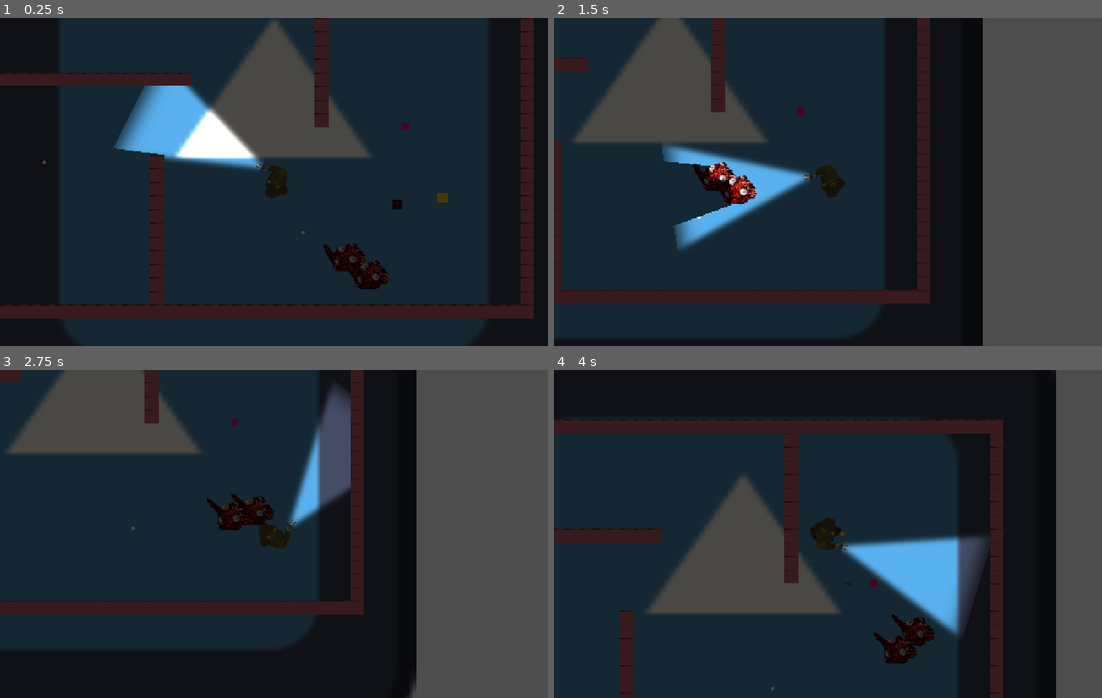
Above: before the commit, frames 1-4 (two rows, left to right).
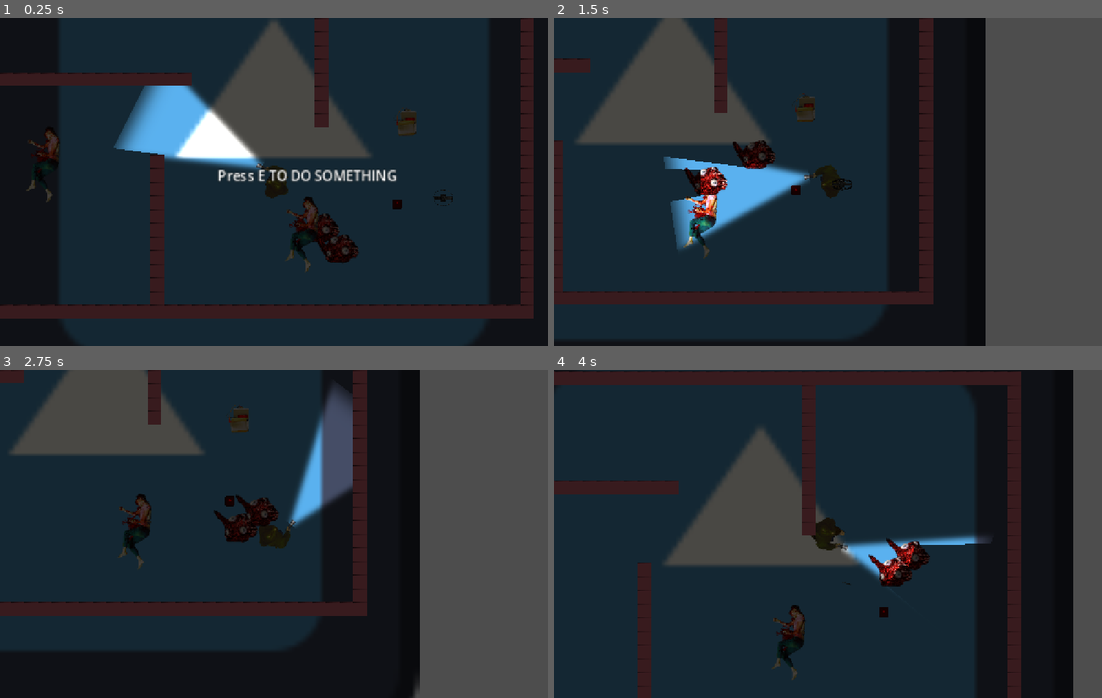
Above: after the commit, the same moments.

Repository: dama33/flashlight-game
Game: Godot game, scene res://level.tscn
Two runs of this game, one before a commit and one after it. Both use one fixed random seed, a clock stepped at 60 frames per second and the inputs below. The engine's default icon, where the game draws it, is replaced by a stand-in: a white triangle on a blue panel in a dark square.
Inputs (mouse positions are in pixels of both pictures, inside the frame that each line leads up to):
- Up to frame 1 (0.25 s): no input
- Up to frame 2 (1.5 s): tap E (interact) at 0.5, 0.6, 1.35 s; move the mouse to (948, 165) at 0.52 s; hold D (right) 0.53-1.28 s; move the mouse to (718, 198) at 1.27 s; hold S (down) from 1.28 s (still down)
- Up to frame 3 (2.75 s): move the mouse to (328, 461) at 2.02 s; release S (down) at 2.03 s; hold D (right) from 2.03 s (still down); tap Space (spacebar) at 2.1 s; tap E (interact) at 2.3 s
- Up to frame 4 (4 s): move the mouse to (800, 599) at 2.77 s; release D (right) at 2.78 s; hold W (up) 2.78-3.53 s; tap E (interact) at 2.85, 3.6 s; move the mouse to (992, 583) at 3.52 s; hold A (left) from 3.53 s (still down)

The runs differ from the first frame. In frame 1, 3.1% of the frame differs, in the area x 4-83%, y 27-83%; in frame 2, 5.7%; in frame 3, 4.1%; in frame 4, 41%, in the area x 0-95%, y 0-100%.

Commit message:
pushed environment changes

Diff:
--- a/Checkpoint.tscn
+++ b/Checkpoint.tscn
@@ -1,19 +1,26 @@
 [gd_scene format=3 uid="uid://cd4rl5hx0g4ai"]
 
 [ext_resource type="Script" uid="uid://bq376lj00d1ft" path="res://checkpoint.gd" id="1_ir6d7"]
-
-[sub_resource type="SphereMesh" id="SphereMesh_qkbnx"]
+[ext_resource type="Texture2D" uid="uid://c6vlqhqx52ccr" path="res://assets/Dead/Dead 1.png" id="2_yt2a0"]
 
 [sub_resource type="CircleShape2D" id="CircleShape2D_1mv1j"]
-radius = 163.00307
+radius = 57.31492
+
+[sub_resource type="CanvasItemMaterial" id="CanvasItemMaterial_71pa8"]
+light_mode = 1
+
+[sub_resource type="LabelSettings" id="LabelSettings_71pa8"]
+outline_size = 2
+outline_color = Color(0, 0, 0, 1)
 
 [node name="Checkpoint" type="Node2D" unique_id=243302455]
 script = ExtResource("1_ir6d7")
+sprite = ExtResource("2_yt2a0")
 
-[node name="MeshInstance2D" type="MeshInstance2D" parent="." unique_id=1523790519]
+[node name="Sprite" type="Sprite2D" parent="." unique_id=1745732139]
+unique_name_in_owner = true
 position = Vector2(-5.9604645e-08, 5.9604645e-07)
-scale = Vector2(4.004536, 4.000001)
-mesh = SubResource("SphereMesh_qkbnx")
+scale = Vector2(0.8, 0.8)
 
 [node name="Area2D" type="Area2D" parent="." unique_id=852616933]
 collision_mask = 32768
@@ -24,7 +31,14 @@
 [node name="Prompt" type="Label" parent="." unique_id=272656344]
 unique_name_in_owner = true
 visible = false
-offset_right = 40.0
-offset_bottom = 23.0
+material = SubResource("CanvasItemMaterial_71pa8")
+offset_left = -100.0
+offset_top = -78.0
+offset_right = 109.0
+offset_bottom = -55.0
+text = "Press E TO DO SOMETHING"
+label_settings = SubResource("LabelSettings_71pa8")
 horizontal_alignment = 1
+
 [connection signal="body_entered" from="Area2D" to="." method="_on_area_2d_body_entered"]
+[connection signal="body_exited" from="Area2D" to="." method="_on_area_2d_body_exited"]
--- a/ExplosionTrap.tscn
+++ b/ExplosionTrap.tscn
@@ -1,12 +1,14 @@
 [gd_scene format=3 uid="uid://dju103cu6jk3h"]
 
 [ext_resource type="Script" uid="uid://bvbvwaveydb4v" path="res://explosion_trap.gd" id="1_mjnbr"]
+[ext_resource type="Texture2D" uid="uid://dns4x2dbo7pkj" path="res://assets/Bomb.png" id="2_lqgxi"]
 
 [sub_resource type="CircleShape2D" id="CircleShape2D_1mv1j"]
 
 [sub_resource type="QuadMesh" id="QuadMesh_1mv1j"]
 
 [node name="ExplosionTrap" type="Node2D" unique_id=1845037286]
+scale = Vector2(3, 3)
 script = ExtResource("1_mjnbr")
 
 [node name="Area2D" type="Area2D" parent="." unique_id=975949786]
@@ -17,10 +19,10 @@
 shape = SubResource("CircleShape2D_1mv1j")
 
 [node name="MeshInstance2D" type="MeshInstance2D" parent="." unique_id=576139771]
-self_modulate = Color(1, 0, 0.5019608, 1)
-position = Vector2(2.3841858e-07, 2.3841858e-07)
-scale = Vector2(8.000001, 8)
+rotation = 3.1415927
+scale = Vector2(15, 15)
 mesh = SubResource("QuadMesh_1mv1j")
+texture = ExtResource("2_lqgxi")
 
 [connection signal="area_entered" from="Area2D" to="." method="_on_area_2d_area_entered"]
 [connection signal="body_entered" from="Area2D" to="." method="_on_area_2d_body_entered"]
--- /dev/null
+++ b/Reception/curved_bench.tscn
@@ -0,0 +1,11 @@
+[gd_scene format=3 uid="uid://c7rve6traer23"]
+
+[ext_resource type="Texture2D" uid="uid://cwlhi4bb3ajwk" path="res://assets/Random Objects and Textures 1/Curve Bench.png" id="1_slflb"]
+
+[node name="CurvedBench" type="StaticBody2D" unique_id=519096169]
+
+[node name="Sprite2D" type="Sprite2D" parent="." unique_id=797931391]
+texture = ExtResource("1_slflb")
+
+[node name="CollisionShape2D" type="CollisionPolygon2D" parent="." unique_id=1941793447]
+polygon = PackedVector2Array(8, -2, 27, 7, 45, 24, 62, 14, 44, -4, 15, -17, -13, -17, -42, -6, -62, 12, -45, 24, -30, 11, -14, 3, -5, 0)
--- /dev/null
+++ b/Reception/plant.gd
@@ -0,0 +1,9 @@
+extends Node2D
+
+var textures: Array[Texture2D] = [load("res://assets/Random Objects and Textures 1/Plant 1.png"),
+load("res://assets/Random Objects and Textures 1/Plant 2.png"),
+load("res://assets/Random Objects and Textures 1/Plant 3.png"),
+load("res://assets/Random Objects and Textures 1/Plant 4.png")]
+
+func _ready():
+	%Sprite2D.texture = textures[(randf()*4)]
--- /dev/null
+++ b/Reception/plant.tscn
@@ -0,0 +1,17 @@
+[gd_scene format=3 uid="uid://dbx1w5gvvnflt"]
+
+[ext_resource type="Script" uid="uid://bw3p0cvxwtccr" path="res://Reception/plant.gd" id="1_enkju"]
+[ext_resource type="Texture2D" uid="uid://celgyoykqb16q" path="res://assets/Random Objects and Textures 1/Plant 1.png" id="1_tfoc3"]
+
+[sub_resource type="CircleShape2D" id="CircleShape2D_c4nxb"]
+
+[node name="Plant" type="StaticBody2D" unique_id=86017748]
+script = ExtResource("1_enkju")
+
+[node name="Sprite2D" type="Sprite2D" parent="." unique_id=1570585437]
+unique_name_in_owner = true
+scale = Vector2(0.25, 0.25)
+texture = ExtResource("1_tfoc3")
+
+[node name="CollisionShape2D" type="CollisionShape2D" parent="." unique_id=2045483946]
+shape = SubResource("CircleShape2D_c4nxb")
--- /dev/null
+++ b/Reception/sofalong.tscn
@@ -0,0 +1,22 @@
+[gd_scene format=3 uid="uid://vjdygvgmrmjv"]
+
+[ext_resource type="Texture2D" uid="uid://yb22wwofgjsc" path="res://assets/Random Objects and Textures 1/Sofa Long.png" id="1_l27xk"]
+
+[sub_resource type="RectangleShape2D" id="RectangleShape2D_c4nxb"]
+size = Vector2(127, 46)
+
+[sub_resource type="RectangleShape2D" id="RectangleShape2D_g5wgg"]
+size = Vector2(76, 70)
+
+[node name="SofaLong" type="StaticBody2D" unique_id=751488909]
+
+[node name="SofaLong" type="Sprite2D" parent="." unique_id=1751583713]
+texture = ExtResource("1_l27xk")
+
+[node name="CollisionShape2D" type="CollisionShape2D" parent="." unique_id=563331846]
+position = Vector2(0.5, -20)
+shape = SubResource("RectangleShape2D_c4nxb")
+
+[node name="CollisionShape2D2" type="CollisionShape2D" parent="." unique_id=1495684741]
+position = Vector2(0, 25)
+shape = SubResource("RectangleShape2D_g5wgg")
--- /dev/null
+++ b/Reception/sofasingle.tscn
@@ -0,0 +1,15 @@
+[gd_scene format=3 uid="uid://cudj5855xgtri"]
+
+[ext_resource type="Texture2D" uid="uid://bi5wkv68bfdt" path="res://assets/Random Objects and Textures 1/Sofa Single.png" id="1_w7q7j"]
+
+[sub_resource type="RectangleShape2D" id="RectangleShape2D_c4nxb"]
+size = Vector2(53, 59)
+
+[node name="Sofasingle" type="StaticBody2D" unique_id=1337030731]
+
+[node name="Sprite2D" type="Sprite2D" parent="." unique_id=1196106953]
+texture = ExtResource("1_w7q7j")
+
+[node name="CollisionShape2D" type="CollisionShape2D" parent="." unique_id=1171131265]
+position = Vector2(-1.5, 11.5)
+shape = SubResource("RectangleShape2D_c4nxb")
--- a/SnareTrap.tscn
+++ b/SnareTrap.tscn
@@ -1,11 +1,29 @@
 [gd_scene format=3 uid="uid://dofjhorhhlduj"]
 
 [ext_resource type="Script" uid="uid://bvioe15kbex02" path="res://snare_trap.gd" id="1_q7ubi"]
+[ext_resource type="Texture2D" uid="uid://djtxdcahlyra3" path="res://assets/Bear and Hole/Bear 1.png" id="2_7tbd7"]
+[ext_resource type="Texture2D" uid="uid://cv68k5qesj7vc" path="res://assets/Bear and Hole/Bear 2.png" id="3_qjxbl"]
+[ext_resource type="Texture2D" uid="uid://cr3h524t43q34" path="res://assets/Bear and Hole/Bear 3.png" id="4_bgy7h"]
 
 [sub_resource type="CircleShape2D" id="CircleShape2D_1mv1j"]
 radius = 12.0
 
-[sub_resource type="QuadMesh" id="QuadMesh_1mv1j"]
+[sub_resource type="SpriteFrames" id="SpriteFrames_c4nxb"]
+animations = [{
+"frames": [{
+"duration": 1.0,
+"texture": ExtResource("2_7tbd7")
+}, {
+"duration": 1.0,
+"texture": ExtResource("3_qjxbl")
+}, {
+"duration": 1.0,
+"texture": ExtResource("4_bgy7h")
+}],
+"loop": 0,
+"name": &"default",
+"speed": 10.0
+}]
 
 [node name="SnareTrap" type="Node2D" unique_id=1409993363]
 script = ExtResource("1_q7ubi")
@@ -17,11 +35,12 @@
 [node name="CollisionShape2D" type="CollisionShape2D" parent="Area2D" unique_id=1908966047]
 shape = SubResource("CircleShape2D_1mv1j")
 
-[node name="MeshInstance2D" type="MeshInstance2D" parent="." unique_id=454727474]
-self_modulate = Color(0.9720927, 0.7766192, 0, 1)
-position = Vector2(3.5762787e-07, 0.49999988)
-scale = Vector2(11.999999, 10.999999)
-mesh = SubResource("QuadMesh_1mv1j")
+[node name="AnimatedSprite2D" type="AnimatedSprite2D" parent="." unique_id=1657271095]
+unique_name_in_owner = true
+position = Vector2(0, 1.0000019)
+scale = Vector2(0.25390625, 0.24218751)
+sprite_frames = SubResource("SpriteFrames_c4nxb")
 
 [connection signal="area_entered" from="Area2D" to="." method="_on_area_2d_area_entered"]
 [connection signal="body_entered" from="Area2D" to="." method="_on_area_2d_body_entered"]
+[connection signal="animation_finished" from="AnimatedSprite2D" to="." method="_on_animated_sprite_2d_animation_finished"]
--- a/checkpoint.gd
+++ b/checkpoint.gd
@@ -1,28 +1,31 @@
 class_name Checkpoint
 extends Node2D
 
-@export var note_title := "Note title"
-@export_multiline var note_text := ""
+@export var sprite:Texture2D
 @onready var Prompt:Label = %Prompt
 
 var already_found: bool = false
 
 # Called when the node enters the scene tree for the first time.
 func _ready() -> void:
+	%Sprite.texture = sprite
 	pass # Replace with function body.
-
-
-# Called every frame. 'delta' is the elapsed time since the previous frame.
-func _process(delta: float) -> void:
-	pass
-
 
 func _on_area_2d_body_entered(body: Node2D) -> void:
 	print("Checkpoint range!")
 	if !already_found:
-		Player.instance.checkpoints.append(self)
-		already_found = true
+		%Prompt.visible = true
+		Player.instance.current_checkpoint = self
+
+func interact():
+	%Prompt.visible = false
+	already_found = true
 
 func respawn():
 	Player.instance.global_position = global_position
 	queue_free()
+
+
+func _on_area_2d_body_exited(body: Node2D) -> void:
+	Player.instance.current_checkpoint = null
+	%Prompt.visible = false
--- /dev/null
+++ b/hospital_bed.tscn
@@ -0,0 +1,15 @@
+[gd_scene format=3 uid="uid://drxkjrpoynuuf"]
+
+[ext_resource type="Texture2D" uid="uid://ccq5fmvvp6baa" path="res://assets/Random Objects and Textures 1/Hospital Bed.png" id="1_tnxx5"]
+
+[sub_resource type="RectangleShape2D" id="RectangleShape2D_c4nxb"]
+size = Vector2(56, 126)
+
+[node name="HospitalBed" type="StaticBody2D" unique_id=27480825]
+
+[node name="Sprite2D" type="Sprite2D" parent="." unique_id=1993663708]
+texture = ExtResource("1_tnxx5")
+
+[node name="CollisionShape2D" type="CollisionShape2D" parent="." unique_id=623373344]
+position = Vector2(4, 1)
+shape = SubResource("RectangleShape2D_c4nxb")
--- a/level.gd
+++ b/level.gd
@@ -7,12 +7,7 @@
 func _ready() -> void:
 	spawn_random_monster()
 	pass # Replace with function body.
-@onready var tile_map_layer: TileMapLayer = $TileMapLayer
 
-
-# Called every frame. 'delta' is the elapsed time since the previous frame.
-func _process(delta: float) -> void:
-	pass
 func spawn_random_monster() -> void:
 	var map:RID = navigation_region.get_navigation_map()
 	var layers:int = navigation_region.navigation_layers
--- a/monster.gd
+++ b/monster.gd
@@ -2,7 +2,7 @@
 extends CharacterBody2D
 
 const WALL_MASK:int = 1
-const SPEED:float = 100.0
+const SPEED:float = 300.0
 const DAMAGE:int = 2
 const AGGRO_RANGE:float = 500.0
 var speed_scalar:float = 1.0
@@ -30,7 +30,7 @@
 	if navi_agent.is_navigation_finished():
 		velocity = Vector2.ZERO
 	else:
-		speed_scalar = 0.6 if _is_lit() else 1.0
+		speed_scalar = 0.3 if _is_lit() else 1.0
 		var next := navi_agent.get_next_path_position()
 		velocity = global_position.direction_to(next) * SPEED * speed_scalar
 
--- a/player.gd
+++ b/player.gd
@@ -7,6 +7,7 @@
 @onready var SlowTimer:Timer = %SlowTimer
 
 var checkpoints:Array[Checkpoint]
+var current_checkpoint: Checkpoint
 
 var state:PlayerState = PlayerState.IDLE
 
@@ -26,6 +27,9 @@
 
 func _process(delta: float) -> void:
 	look_at(get_global_mouse_position())
+	if Input.is_action_just_pressed("interact") and current_checkpoint != null and !current_checkpoint.already_found:
+		checkpoints.append(current_checkpoint)
+		current_checkpoint.interact()
 
 func _physics_process(delta: float) -> void:
 	if state != PlayerState.DEAD:
--- a/snare_trap.gd
+++ b/snare_trap.gd
@@ -1,19 +1,9 @@
 extends Node2D
 
-
-# Called when the node enters the scene tree for the first time.
-func _ready() -> void:
-	pass # Replace with function body.
-
-
-# Called every frame. 'delta' is the elapsed time since the previous frame.
-func _process(delta: float) -> void:
-	pass
-
-
-
 func _on_area_2d_body_entered(body: Node2D) -> void:
+	%AnimatedSprite2D.play("default")
 	Player.instance.SlowTimer.start()
 	Player.instance.speed_scalar = .35
+
+func _on_animated_sprite_2d_animation_finished() -> void:
 	queue_free()
-	pass # Replace with function body.
--- /dev/null
+++ b/table_2.tscn
@@ -0,0 +1,16 @@
+[gd_scene format=3 uid="uid://cv1kwvjwg5iyj"]
+
+[ext_resource type="Texture2D" uid="uid://bp83rs4irel8w" path="res://assets/Random Objects and Textures 1/Table 2.png" id="1_l6n3u"]
+
+[sub_resource type="RectangleShape2D" id="RectangleShape2D_c4nxb"]
+size = Vector2(58, 24)
+
+[node name="Table2" type="StaticBody2D" unique_id=584227900]
+
+[node name="Sprite2D" type="Sprite2D" parent="." unique_id=1388944110]
+position = Vector2(0, -4)
+texture = ExtResource("1_l6n3u")
+
+[node name="CollisionShape2D" type="CollisionShape2D" parent="." unique_id=476622454]
+position = Vector2(-9, 2)
+shape = SubResource("RectangleShape2D_c4nxb")
Not shown, added: Reception/plant.gd.uid
Not shown, changed: map.tscn
